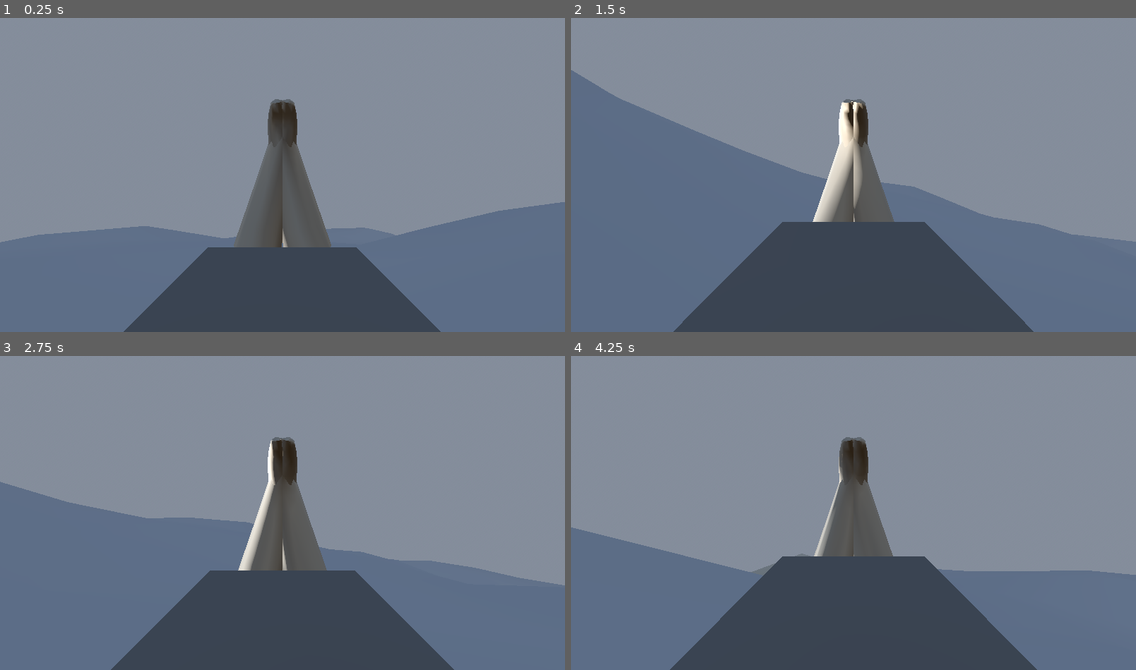
Above: before the commit, frames 1-4 (two rows, left to right).
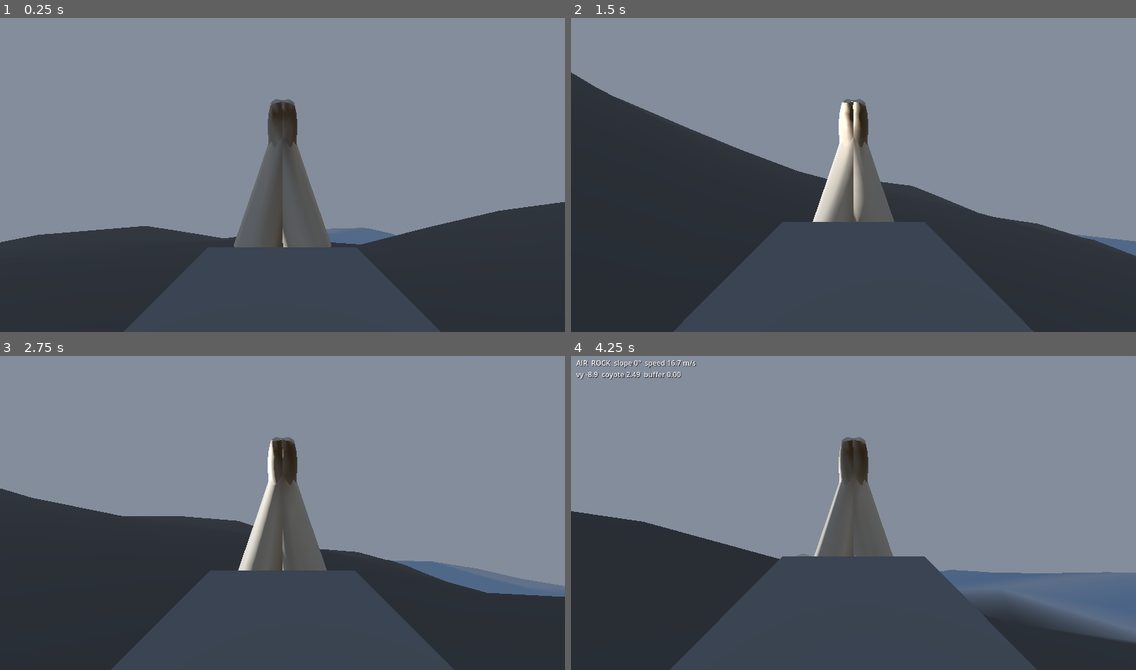
Above: after the commit, the same moments.

Repository: rohit3576/goatdive
Game: Godot game, scene res://scenes/main/main.tscn
Two runs of this game, one before a commit and one after it. Both use one fixed random seed, a clock stepped at 60 frames per second and the inputs below.
Inputs (mouse positions are in pixels of both pictures, inside the frame that each line leads up to):
- Up to frame 1 (0.25 s): no input
- Up to frame 2 (1.5 s): move the mouse to (977, 156) at 0.52 s; hold D (move_right) 0.53-1.28 s; tap Space (jump) at 0.6, 0.77, 1.07, 1.35 s; click (977, 156) at 0.67 s; move the mouse to (825, 175) at 1.27 s; hold W (move_forward) from 1.28 s (still down)
- Up to frame 3 (2.75 s): keep holding W (move_forward); tap Space (jump) at 1.52, 1.82, 2.1 s; move the mouse to (293, 506) at 2.02 s
- Up to frame 4 (4.25 s): keep holding W (move_forward); move the mouse to (847, 516) at 2.77 s; tap Space (jump) at 2.85, 3.02, 3.32, 3.6, 3.77, 4.07 s; click (847, 516) at 2.92 s; move the mouse to (893, 516) at 3.52 s; tap F3 (toggle_debug) at 4.15 s

The runs differ from the first frame. In frame 1, 21% of the frame differs, in the area x 0-100%, y 58-100%; in frame 2, 33%, in the area x 0-100%, y 16-100%; in frame 3, 26%; in frame 4, 18%.

Commit message:
feat: F3 physics debug overlay

Diff:
--- a/scenes/goat/goat.tscn
+++ b/scenes/goat/goat.tscn
@@ -1,8 +1,9 @@
-[gd_scene load_steps=7 format=3]
+[gd_scene load_steps=8 format=3]
 
 [ext_resource type="Script" path="res://scripts/player/goat_controller.gd" id="1_goat"]
 [ext_resource type="Script" path="res://scripts/player/head_camera.gd" id="2_head"]
 [ext_resource type="Script" path="res://scripts/player/horns.gd" id="3_horns"]
+[ext_resource type="Script" path="res://scripts/utils/debug_overlay.gd" id="4_overlay"]
 
 [sub_resource type="CapsuleShape3D" id="capsule"]
 radius = 0.35
@@ -15,6 +16,7 @@
 size = Vector3(0.28, 0.22, 0.3)
 
 [node name="Goat" type="CharacterBody3D"]
+floor_max_angle = 0.9599
 script = ExtResource("1_goat")
 
 [node name="CollisionShape3D" type="CollisionShape3D" parent="."]
@@ -42,3 +44,6 @@
 [node name="Horns" type="Node3D" parent="Head/Camera3D"]
 transform = Transform3D(1, 0, 0, 0, 1, 0, 0, 0, 1, 0, -0.18, -0.45)
 script = ExtResource("3_horns")
+
+[node name="DebugOverlay" type="CanvasLayer" parent="."]
+script = ExtResource("4_overlay")
--- a/scripts/game/config.gd
+++ b/scripts/game/config.gd
@@ -1,10 +1,10 @@
 extends Node
 ## Immutable game tunables. One source of truth.
 
-const VERSION := "0.2.0-phase2"
+const VERSION := "0.3.0-phase3"
 const DEBUG := true
 
-# Gravity / movement (Phase 3 tunes the feel — numbers live here, nowhere else).
+# Gravity / movement (numbers are first guesses — F5 + overlay tunes them).
 const GRAVITY := 9.8
 const MOVE_SPEED := 8.0
 const MOVE_ACCEL := 20.0
@@ -13,6 +13,23 @@
 const AIR_CONTROL := 0.3
 const SLOPE_ACCEL_MIN_DEG := 5.0
 const JUMP_VELOCITY := 4.5
+
+# Phase 3 — surfaces & grip (one scalar per surface, decision D3).
+const GRIP_ROCK := 1.0
+const GRIP_GRASS := 0.85
+const GRIP_SNOW := 0.5
+const GRIP_ICE := 0.25
+const TURN_RATE := 2.5  # rad/s at full grip
+
+# Phase 3 — steep bands (goat.tscn floor_max_angle mirrors CLIMB_ANGLE_DEG).
+const SLIDE_ANGLE_DEG := 42.0
+const CLIMB_ANGLE_DEG := 55.0
+
+# Phase 3 — jump feel & impacts.
+const JUMP_COYOTE := 0.12
+const JUMP_BUFFER := 0.12
+const STUMBLE_IMPACT := 12.0
+const STUMBLE_TIME := 0.4
 
 # Camera.
 const MOUSE_SENS := 0.003
--- a/scripts/player/goat_controller.gd
+++ b/scripts/player/goat_controller.gd
@@ -1,10 +1,27 @@
 class_name GoatController
 extends CharacterBody3D
-## Phase 2 goat controller: gravity, camera-relative movement, downhill
-## acceleration, jump, air control, fall respawn. Feel tuning is Phase 3.
+## Phase 3 goat controller: grip-aware carving movement, steep slide/climb,
+## coyote/buffer jumps, landing impacts with stumble.
+##
+## Model: horizontal velocity lives in _horiz (XZ); vertical in velocity.y.
+## Surface grip scales accel / brake / turn rate; the gravity projection
+## (downhill acceleration) is grip-independent — gravity doesn't care what
+## you stand on. Steering is carving: the velocity heading rotates toward
+## the wish direction at a grip-limited turn rate, so speed survives turns.
 
 var _spawn_transform := Transform3D()
 var _spawn_set := false
+
+# Movement state.
+var _horiz := Vector2.ZERO
+var _since_floor := 99.0
+var _jump_buffer := 0.0
+var _stumble := 0.0
+var _floor_slope_deg := 0.0
+var _in_slide := false
+var _surface_name := "?"
+
+var _terrain: TerrainGenerator
 
 
 func setup_spawn(t: Transform3D) -> void:
@@ -12,8 +29,51 @@
 	_spawn_set = true
 
 
+## Test/utility hook: set horizontal velocity directly (knockbacks, smoke tests).
+func set_horizontal_velocity(v: Vector2) -> void:
+	_horiz = v
+	velocity.x = v.x
+	velocity.z = v.y
+
+
+## Live readout for the F3 debug overlay (Phase 3, decision D9).
+func get_debug_state() -> Dictionary:
+	return {
+		"speed": Vector2(velocity.x, velocity.z).length(),
+		"slope": _floor_slope_deg,
+		"surface": _surface_name,
+		"state": _state_name(),
+		"vy": velocity.y,
+		"coyote": _since_floor,
+		"buffer": _jump_buffer,
+	}
+
+
+func _ready() -> void:
+	if get_parent() != null:
+		_terrain = get_parent().get_node_or_null("Terrain") as TerrainGenerator
+
+
 func _physics_process(delta: float) -> void:
 	var on_floor := is_on_floor()
+	_since_floor = 0.0 if on_floor else _since_floor + delta
+	_jump_buffer = maxf(0.0, _jump_buffer - delta)
+	_stumble = maxf(0.0, _stumble - delta)
+	if Input.is_action_just_pressed("jump"):
+		_jump_buffer = Config.JUMP_BUFFER
+
+	# Surface + slope (only meaningful when grounded).
+	var grip := 1.0
+	var floor_n := Vector3.UP
+	if on_floor:
+		floor_n = get_floor_normal()
+		_floor_slope_deg = rad_to_deg(acos(clampf(floor_n.y, -1.0, 1.0)))
+		_in_slide = _floor_slope_deg >= Config.SLIDE_ANGLE_DEG
+		grip = _grip_at_feet()
+	else:
+		_in_slide = false
+		_floor_slope_deg = 0.0
+
 	if not on_floor:
 		velocity += Vector3.DOWN * Config.GRAVITY * delta
 
@@ -22,47 +82,94 @@
 	var tb := global_transform.basis
 	var wish := tb.x * input.x + (-tb.z) * -input.y
 	wish.y = 0.0
-	var horiz := Vector2(velocity.x, velocity.z)
 	var wish2 := Vector2(wish.x, wish.z)
 	var has_input := wish2.length_squared() > 0.0001
 
 	if on_floor:
-		if has_input:
-			# Accelerate along wish up to MOVE_SPEED; downhill momentum above
-			# the cap is never braked by input (that's the whole point).
-			var dir := wish2.normalized()
-			var along := horiz.dot(dir)
+		# Input authority: full normally, reduced in slide, zero while stumbling.
+		var authority := 1.0
+		if _stumble > 0.0:
+			authority = 0.0
+		elif _in_slide:
+			authority = 0.3
+		if has_input and authority > 0.0:
+			# Carve: rotate the velocity heading toward the wish direction.
+			var wish_dir := wish2.normalized()
+			if _horiz.length() > 0.3:
+				var diff := wrapf(wish_dir.angle() - _horiz.angle(), -PI, PI)
+				var max_turn := Config.TURN_RATE * grip * authority * delta
+				_horiz = _horiz.rotated(clampf(diff, -max_turn, max_turn))
+			var along := _horiz.dot(wish_dir)
 			if along < Config.MOVE_SPEED:
-				horiz += dir * minf(Config.MOVE_ACCEL * delta, Config.MOVE_SPEED - along)
+				_horiz += wish_dir * minf(
+					Config.MOVE_ACCEL * grip * authority * delta,
+					Config.MOVE_SPEED - along
+				)
 		else:
-			horiz = horiz.move_toward(Vector2.ZERO, Config.FRICTION * delta)
-		horiz += _downhill_accel(delta)
+			var brake := Config.FRICTION * grip * (0.3 if _in_slide else 1.0)
+			_horiz = _horiz.move_toward(Vector2.ZERO, brake * delta)
+		# Downhill: forced while sliding, gated by min slope otherwise.
+		if _in_slide or _floor_slope_deg >= Config.SLOPE_ACCEL_MIN_DEG:
+			# Gravity projected onto the floor plane (unit direction × GRAVITY).
+			var g_dir := Vector3.DOWN - floor_n * Vector3.DOWN.dot(floor_n)
+			_horiz += Vector2(g_dir.x, g_dir.z) * Config.GRAVITY * delta
 	else:
-		if has_input:
-			horiz += wish2.normalized() * (Config.MOVE_ACCEL * Config.AIR_CONTROL * delta)
+		if has_input and _stumble <= 0.0:
+			_horiz += wish2.normalized() * (Config.MOVE_ACCEL * Config.AIR_CONTROL * delta)
 
-	var hs := horiz.length()
+	var hs := _horiz.length()
 	if hs > Config.MAX_DOWNHILL_SPEED:
-		horiz = horiz / hs * Config.MAX_DOWNHILL_SPEED
-	velocity.x = horiz.x
-	velocity.z = horiz.y
+		_horiz = _horiz / hs * Config.MAX_DOWNHILL_SPEED
+	velocity.x = _horiz.x
+	velocity.z = _horiz.y
 
-	if on_floor and Input.is_action_just_pressed("jump"):
+	# Jump: buffered + coyote, consumed on use.
+	if _jump_buffer > 0.0 and _since_floor <= Config.JUMP_COYOTE and _stumble <= 0.0:
 		velocity.y = Config.JUMP_VELOCITY
+		_jump_buffer = 0.0
+		_since_floor = Config.JUMP_COYOTE + 1.0  # consume — no double jump
 
+	var was_on_floor := on_floor
+	var pre_vy := velocity.y
 	move_and_slide()
+
+	# Landing transition: measure impact, tell the world, maybe stumble.
+	if not was_on_floor and is_on_floor():
+		var impact := maxf(0.0, -pre_vy)
+		EventBus.goat_landed.emit(impact)
+		if impact > Config.STUMBLE_IMPACT:
+			_stumble = Config.STUMBLE_TIME
 
 	if _spawn_set and global_position.y < Config.KILL_Y:
 		global_transform = _spawn_transform
 		velocity = Vector3.ZERO
+		_horiz = Vector2.ZERO
 
 
-## Gravity projected onto the floor plane, gated by a minimum slope angle —
-## the downhill acceleration core (plan Step 2).
-func _downhill_accel(delta: float) -> Vector2:
-	var n := get_floor_normal()
-	var g_proj := Vector3.DOWN - n * Vector3.DOWN.dot(n)
-	var slope_deg := rad_to_deg(acos(clampf(n.y, -1.0, 1.0)))
-	if slope_deg < Config.SLOPE_ACCEL_MIN_DEG:
-		return Vector2.ZERO
-	return Vector2(g_proj.x, g_proj.z) * delta
+func _grip_at_feet() -> float:
+	if _terrain == null:
+		return 1.0
+	var surf := _terrain.surface_at(global_position.x, global_position.z)
+	match surf:
+		TerrainGenerator.Surface.ICE:
+			_surface_name = "ICE"
+			return Config.GRIP_ICE
+		TerrainGenerator.Surface.SNOW:
+			_surface_name = "SNOW"
+			return Config.GRIP_SNOW
+		TerrainGenerator.Surface.ROCK:
+			_surface_name = "ROCK"
+			return Config.GRIP_ROCK
+		_:
+			_surface_name = "GRASS"
+			return Config.GRIP_GRASS
+
+
+func _state_name() -> String:
+	if _stumble > 0.0:
+		return "STUMBLE"
+	if not is_on_floor():
+		return "AIR"
+	if _in_slide:
+		return "SLIDE"
+	return "GROUND"
--- a/scripts/terrain/terrain_generator.gd
+++ b/scripts/terrain/terrain_generator.gd
@@ -18,12 +18,21 @@
 const SPAWN_XZ := Vector2(0.0, -24.0)
 const SPAWN_FLAT_RADIUS := 26.0
 
+# Surface classification (Phase 3, decision D1/D2).
+enum Surface { ROCK, GRASS, SNOW, ICE }
+const SNOW_LINE := 92.0
+const ICE_MASK_THRESHOLD := 0.35
+
 var _heights := PackedFloat32Array()
 var _verts := 0  # grid + 1 samples per side
 var _mesh: ArrayMesh
+var _ice_mask := FastNoiseLite.new()
 
 
 func _ready() -> void:
+	_ice_mask.seed = seed_value + 13
+	_ice_mask.noise_type = FastNoiseLite.TYPE_SIMPLEX
+	_ice_mask.frequency = 1.0 / 60.0
 	_build()
 
 
@@ -50,6 +59,30 @@
 	var dx := get_height_at(x - e, z) - get_height_at(x + e, z)
 	var dz := get_height_at(x, z - e) - get_height_at(x, z + e)
 	return Vector3(dx, 0.0, dz).normalized()
+
+
+## Surface type at world XZ — the one classifier shared by grip and vertex
+## colors, so what you see is what you slide on.
+func surface_at(x: float, z: float) -> int:
+	# Spawn disc: bare rock — full grip start, no snow/ice slides at spawn.
+	if _spawn_blend(x, z) < 1.0:
+		return Surface.ROCK
+	var h := get_height_at(x, z)
+	if h > SNOW_LINE:
+		if _ice_mask.get_noise_2d(x, z) > ICE_MASK_THRESHOLD:
+			return Surface.ICE
+		return Surface.SNOW
+	if h > 25.0 or slope_deg_at(x, z) > 30.0:
+		return Surface.ROCK
+	return Surface.GRASS
+
+
+## Terrain slope in degrees at world XZ (finite-difference gradient).
+func slope_deg_at(x: float, z: float) -> float:
+	var e := 2.0
+	var hx := get_height_at(x + e, z) - get_height_at(x - e, z)
+	var hz := get_height_at(x, z + e) - get_height_at(x, z - e)
+	return rad_to_deg(atan(sqrt(hx * hx + hz * hz) / (2.0 * e)))
 
 
 func _build() -> void:
@@ -112,9 +145,8 @@
 		for ix in _verts:
 			var x := -half + ix * step
 			var z := -half + iz * step
-			var y := _heights[iz * _verts + ix]
-			st.set_color(_color_for_height(y))
-			st.add_vertex(Vector3(x, y, z))
+			st.set_color(_color_for_surface(surface_at(x, z)))
+			st.add_vertex(Vector3(x, _heights[iz * _verts + ix], z))
 
 	for iz in grid:
 		for ix in grid:
@@ -146,9 +178,13 @@
 	add_child(cs)
 
 
-func _color_for_height(y: float) -> Color:
-	if y > 92.0:
-		return Color(0.92, 0.94, 0.97)  # snow
-	if y > 25.0:
-		return Color(0.42, 0.40, 0.38)  # rock
-	return Color(0.30, 0.45, 0.25)  # grass
+func _color_for_surface(surf: int) -> Color:
+	match surf:
+		Surface.ICE:
+			return Color(0.72, 0.84, 0.95)
+		Surface.SNOW:
+			return Color(0.92, 0.94, 0.97)
+		Surface.ROCK:
+			return Color(0.42, 0.40, 0.38)
+		_:
+			return Color(0.30, 0.45, 0.25)
--- /dev/null
+++ b/scripts/utils/debug_overlay.gd
@@ -0,0 +1,33 @@
+extends CanvasLayer
+## F3 debug overlay (Phase 3, decision D9): live goat physics readout for
+## feel tuning. Reads a snapshot via GoatController.get_debug_state().
+
+var _label: Label
+var _goat: GoatController
+
+
+func _ready() -> void:
+	_goat = get_parent() as GoatController
+	_label = Label.new()
+	_label.position = Vector2(12.0, 12.0)
+	_label.add_theme_font_size_override("font_size", 16)
+	_label.add_theme_color_override("font_color", Color.WHITE)
+	_label.add_theme_color_override("font_shadow_color", Color(0.0, 0.0, 0.0, 0.85))
+	_label.add_theme_constant_override("shadow_offset_x", 1)
+	_label.add_theme_constant_override("shadow_offset_y", 1)
+	add_child(_label)
+	visible = false
+
+
+func _unhandled_input(event: InputEvent) -> void:
+	if event.is_action_pressed("toggle_debug"):
+		visible = not visible
+
+
+func _process(_delta: float) -> void:
+	if not visible or _goat == null:
+		return
+	var d := _goat.get_debug_state()
+	_label.text = "%s  %s  slope %.0f°  speed %.1f m/s\nvy %.1f  coyote %.2f  buffer %.2f" % [
+		d.state, d.surface, d.slope, d.speed, d.vy, d.coyote, d.buffer,
+	]
Not shown, added: scripts/utils/debug_overlay.gd.uid
